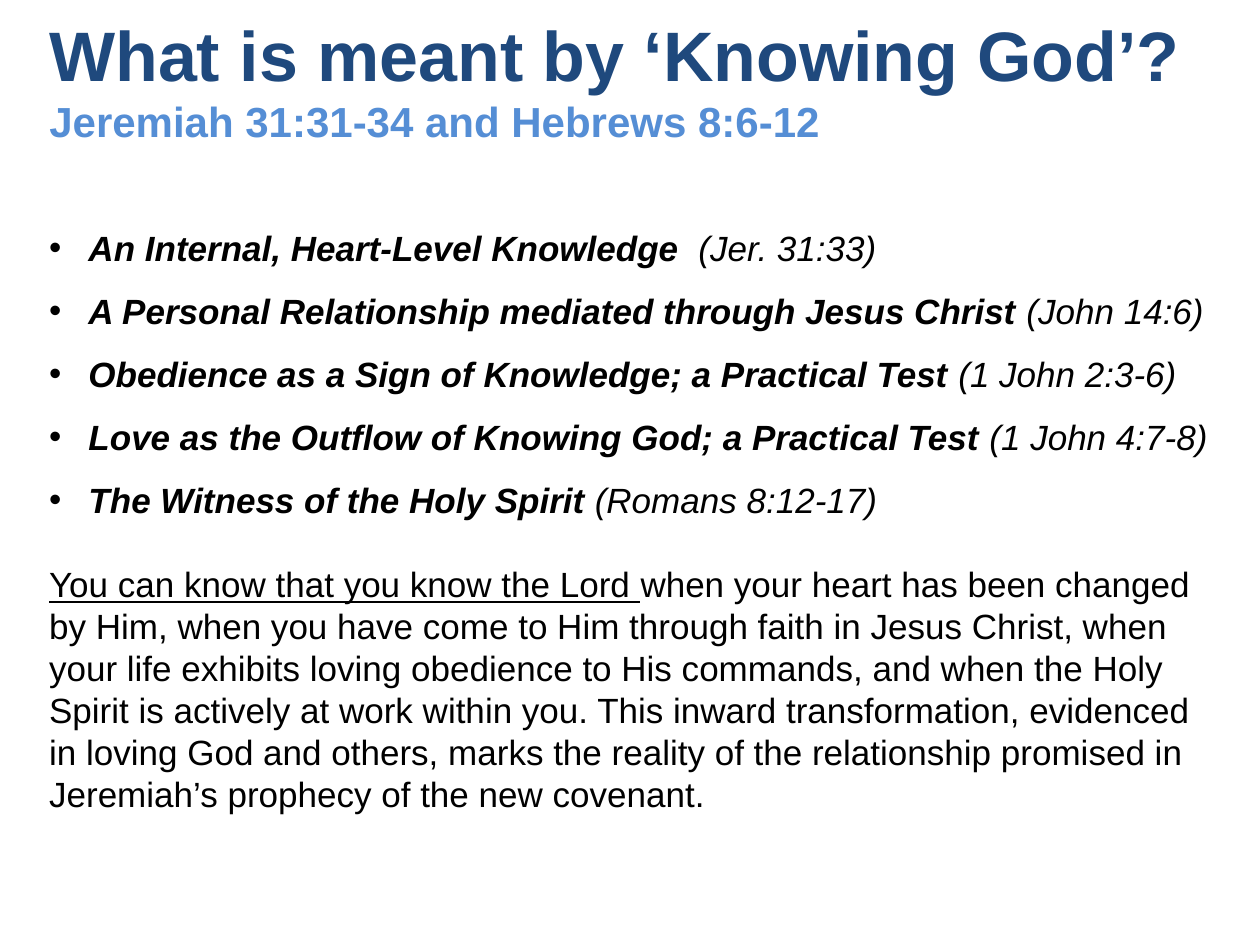
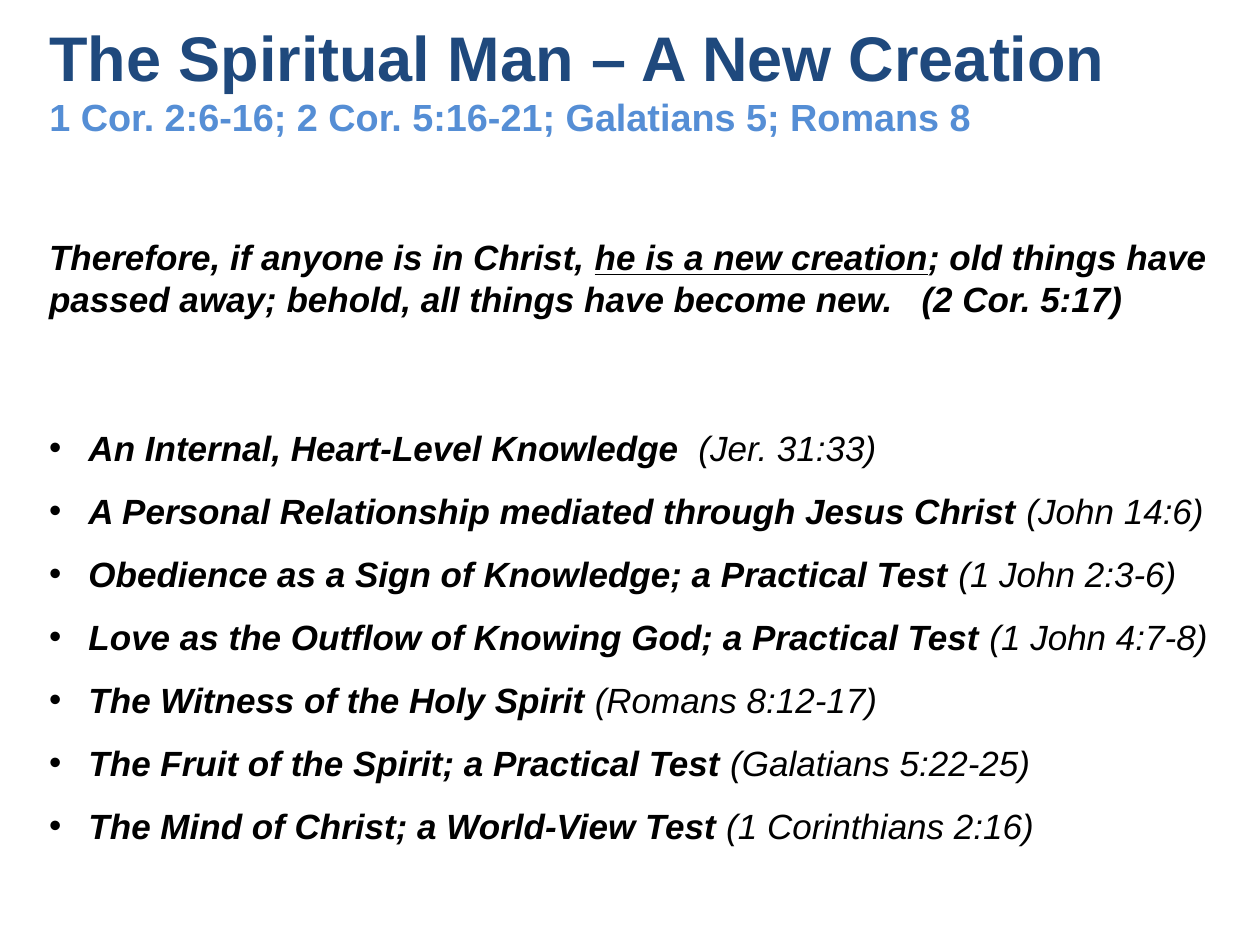
Before and after one commit to UsefulEngines/EvangelismPublic, a slide deck: slide 3 of 2024-Q4/2024-12-29/2024-12-29-Psalms.pptx (slide 2 before the commit). Drawn at 1260x945 pixels with LibreOffice and Linux fonts; fonts in the diff are those of the drawing. Boxes give left, top, right and bottom in pixels: in the first picture for what was removed or moved away, otherwise in the second. Text is boxed around its words. In the diff, an @@ line names an element or a change of style, - is before the commit and + after.

```diff
--- a/2024-Q4/2024-12-29/2024-12-29-Psalms.pptx
+++ b/2024-Q4/2024-12-29/2024-12-29-Psalms.pptx
@@ title at [49, 35, 1104, 137]: text changed; size 24 to 21.6 pt @@
-What is meant by ‘Knowing God’?
-Jeremiah 31:31-34 and Hebrews 8:6-12
+The Spiritual Man – A New Creation
+1 Cor. 2:6-16; 2 Cor. 5:16-21; Galatians 5; Romans 8
@@ text added at [49, 244, 1206, 319], 20 pt, text #000000, bold, italic @@
+Therefore, if anyone is in Christ, he is a new creation; old things have passed away; behold, all things have become new. (2 Cor. 5:17)
@@ text "An Internal, Heart-Level Knowledge (Jer. ...": place and size @@
-text "An Internal, Heart-Level Knowledge (Jer. ..." at [49, 235, 1207, 814]
+text "An Internal, Heart-Level Knowledge (Jer. ..." at [88, 435, 1207, 845]
@@ text at [88, 750, 1034, 845]: text changed; bold on; italic on @@
-You can know that you know the Lord when your heart has been changed by Him, when you have come to Him through faith in Jesus Christ, when your life exhibits loving obedience to His commands, and when the Holy Spirit is actively at work within you. This inward transformation, evidenced in loving God and others, marks the reality of the relationship promised in Jeremiah’s prophecy of the new covenant.
+• The Fruit of the Spirit; a Practical Test (Galatians 5:22-25)
+• The Mind of Christ; a World-View Test (1 Corinthians 2:16)
```
Also in this commit, not shown: 2 other slides changed, 6 slides added, 8 slides removed, 1 other file.
